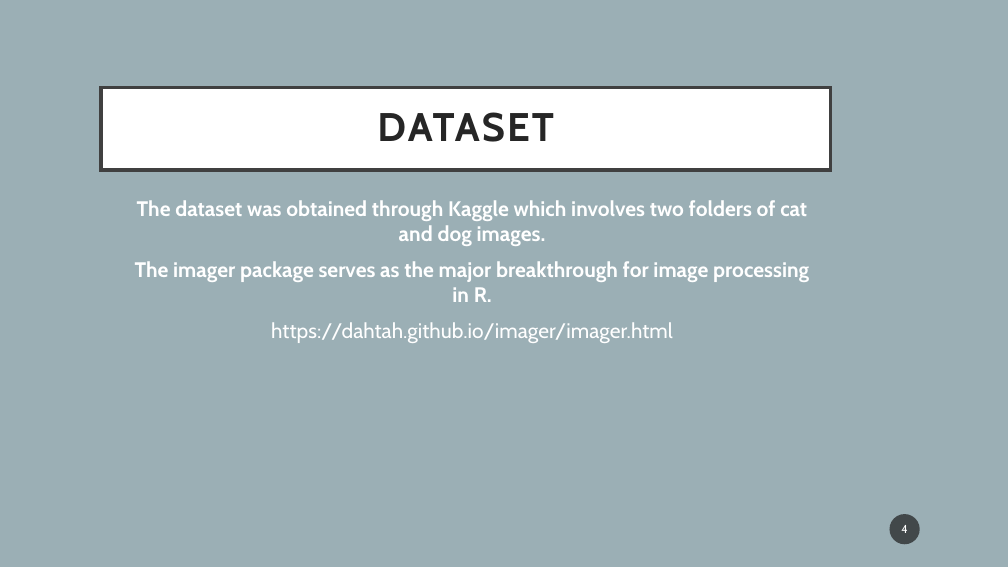
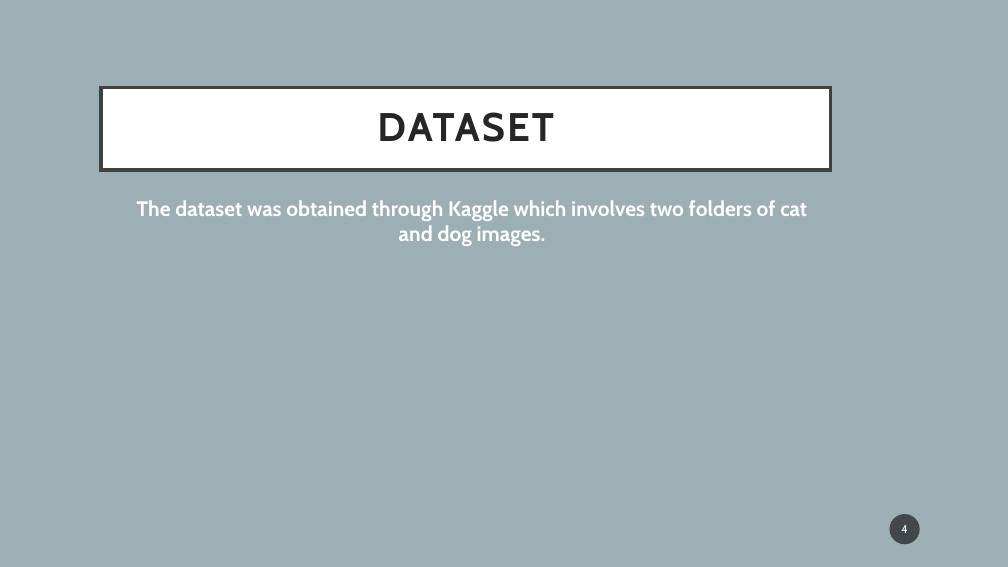
Before and after one commit to ssqneo/Image-Classifier-Repo, a slide deck: slide 4 of Image_Classification.pptx. Drawn at 1008x567 pixels with LibreOffice and Linux fonts; fonts in the diff are those of the drawing. Boxes give left, top, right and bottom in pixels: in the first picture for what was removed or moved away, otherwise in the second. Text is boxed around its words. In the diff, an @@ line names an element or a change of style, - is before the commit and + after.

```diff
--- a/Image_Classification.pptx
+++ b/Image_Classification.pptx
@@ subtitle at <box>135,261,809,343</box>: paragraphs removed @@
-• The imager package serves as the major breakthrough for image processing in R.
-• https://dahtah.github.io/imager/imager.html
```
Also in this commit, not shown: 1 other slide changed.
